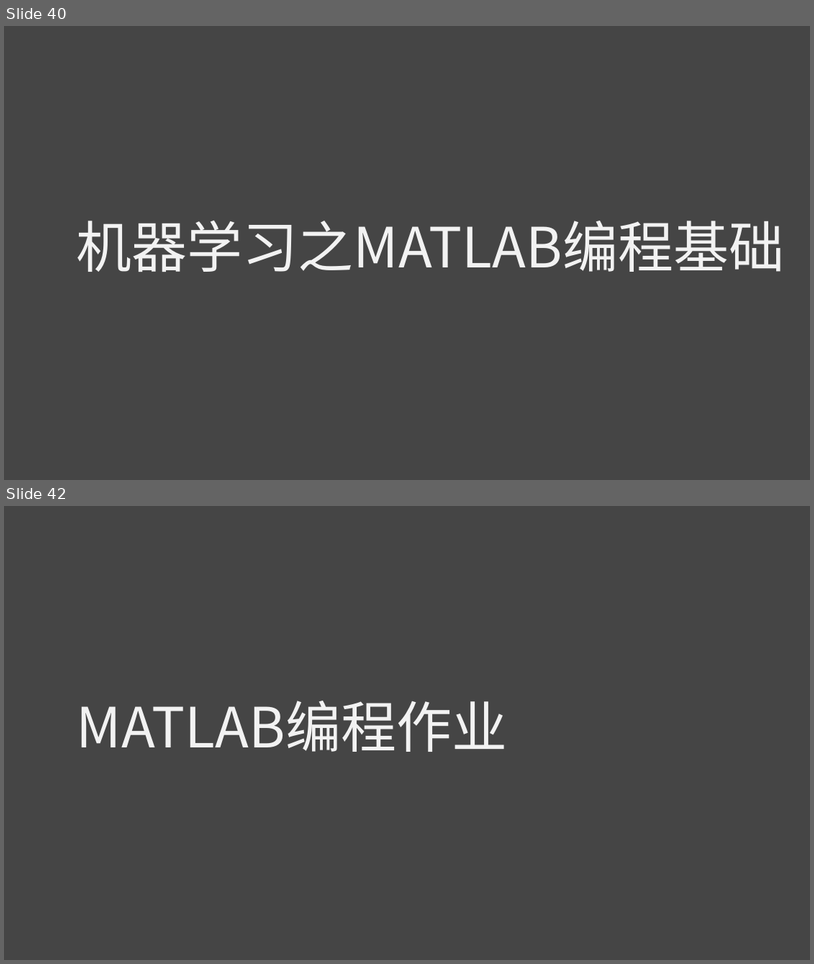
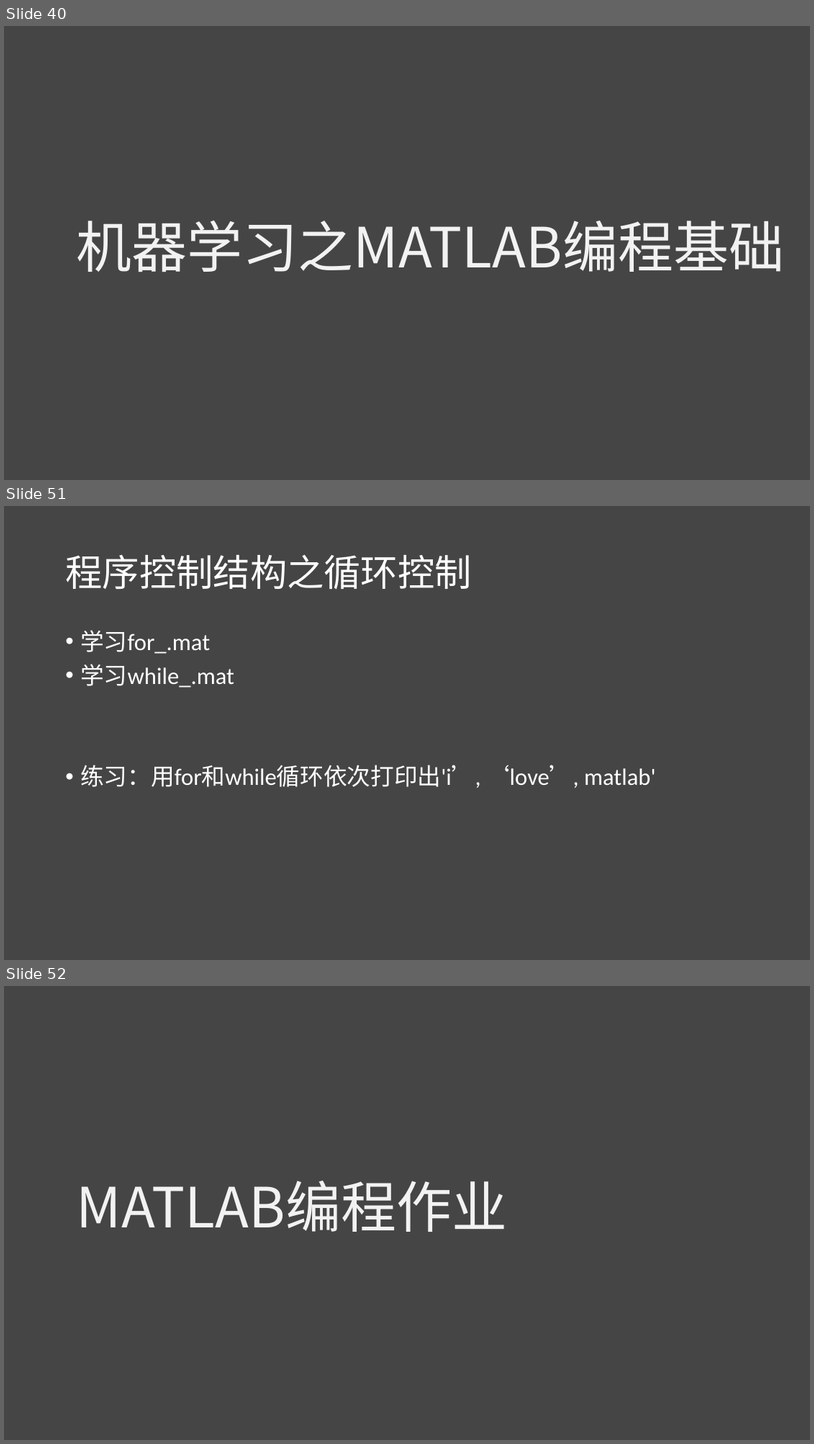
Before and after one commit to lichao312214129/lc_rsfmri_tools_python, a slide deck: The_first_ml_training/第一届机器学习实战班.pptx. Shown one above the other, each under a label of ours: slides 40 and 42 before the commit, slides 40, 51 and 52 after it; the slides between them are not shown. The pictures are 814x964 and 814x1444 pixels, drawn with LibreOffice and Linux fonts; fonts in the diff are those of the drawing. Boxes give left, top, right and bottom in pixels: in the first picture for what was removed or moved away, otherwise in the second. Text is boxed around its words. In the diff, an @@ line names an element or a change of style, - is before the commit and + after.

Commit message:
codes of matlab

```diff
--- a/The_first_ml_training/第一届机器学习实战班.pptx
+++ b/The_first_ml_training/第一届机器学习实战班.pptx
@@ slide 51 added at (x1=4, y1=506, x2=810, y2=960), background #454545 @@
@@ title added at (x1=65, y1=554, x2=472, y2=590), 44 pt, text #FFFFFF @@
+程序控制结构之循环控制
@@ text added at (x1=80, y1=630, x2=656, y2=788), 28 pt, text #FFFFFF @@
+• 学习for_.mat
+• 学习while_.mat
+• 练习：用for和while循环依次打印出'i’, ‘love’, matlab'
@@ what was slide 42 is now slide 52 @@
```
Also in this commit, not shown: 1 slide changed, 9 other slides added, 10 other files.
